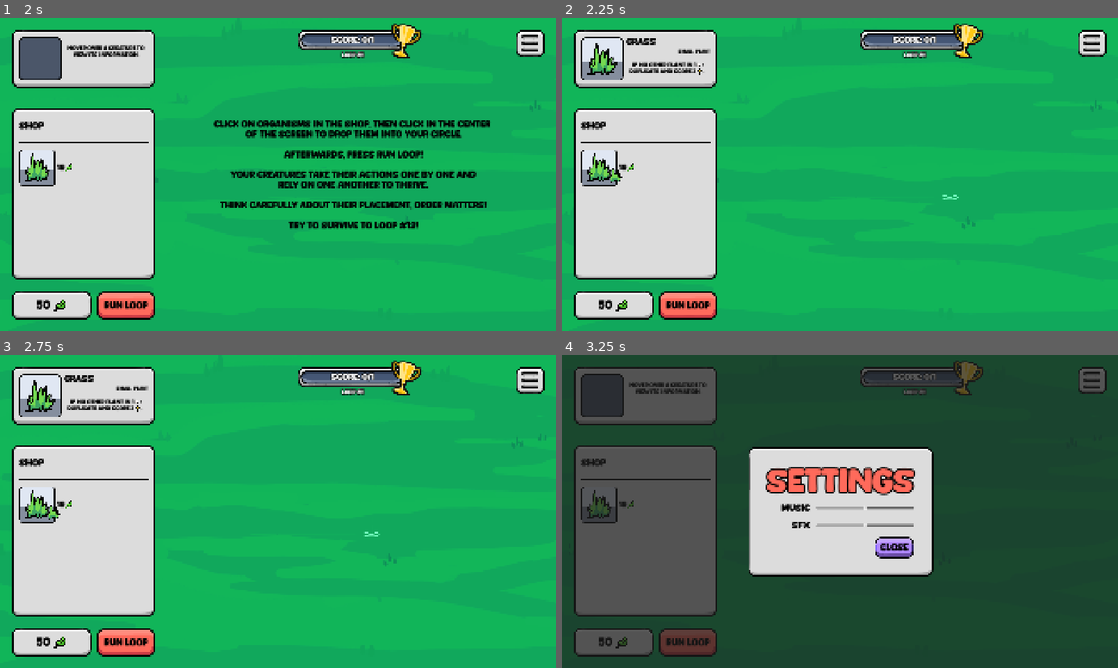
Above: before the commit, frames 1-4 (two rows, left to right).
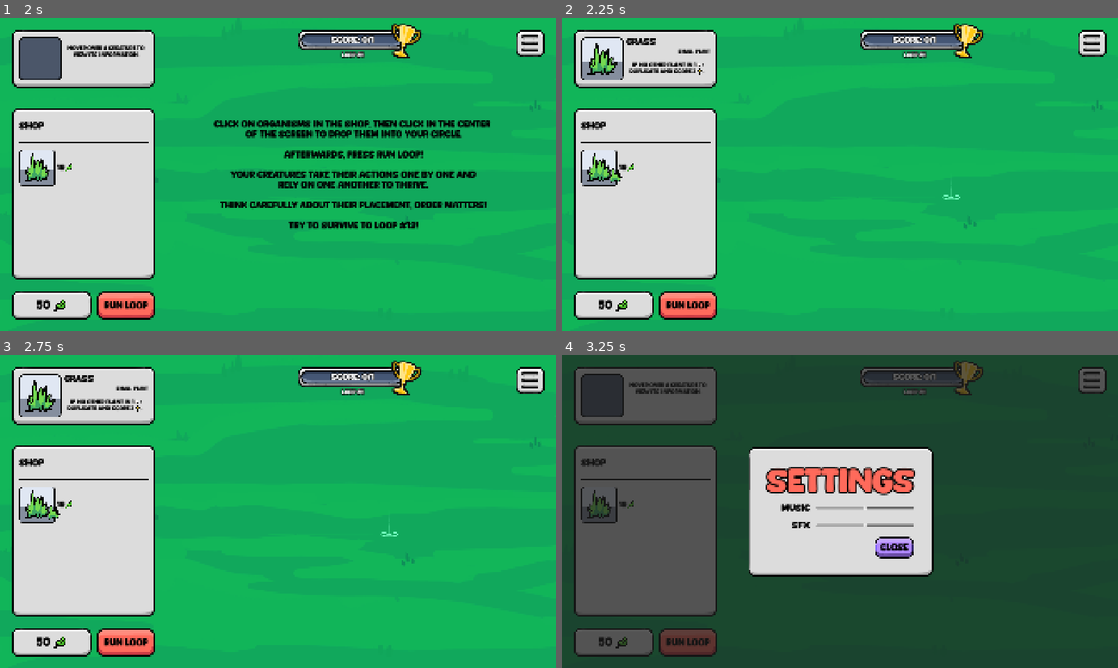
Above: after the commit, the same moments.

Repository: elliotfontaine/gmtk-2025-submission
Game: Godot game, scene res://scenes/main_menu.tscn
Same seed, same stepped clock (60 frames per second), same inputs: the game is played once before the commit and once after it. The engine's default icon, where the game draws it, is replaced by a stand-in: a white triangle on a blue panel in a dark square.
Inputs (mouse positions are in pixels of both pictures, inside the frame that each line leads up to):
- Up to frame 1 (2 s): click "play" at 0.5 s; click "Run Loop" at 1.25 s
- Up to frame 2 (2.25 s): click (606, 168) at 2 s
- Up to frame 3 (2.75 s): no input
- Up to frame 4 (3.25 s): click (1090, 380) at 2.75 s

Frame 1 is identical in both runs. In frame 2, less than 0.1% of the frame differs, in the area x 28-100%, y 26-68%; in frame 3, 0.2%, in the area x 27-99%, y 25-68%; in frame 4, less than 0.1%.

Commit message:
Update world.gd

Diff:
--- a/scenes/world.gd
+++ b/scenes/world.gd
@@ -40,6 +40,7 @@
 @onready var settings_menu: Control = %SettingsMenu
 @onready var score_bar_container: ScoreBarContainer = %ScoreBarContainer
 
+@onready var tween_camera :Tween
 
 ##placeholder system: length of wait times
 const game_speeds: Array[float] = [0.8, 0.4, 0.2, 0.1]
@@ -120,6 +121,9 @@
 				new_slot.position.y = radius * sin(angle + (PI / creature_amount))
 				empty_slots.append(new_slot)
 
+	if show_empty_slots: #fix to camera resetting its lerp even with no loop size change when called to display the placement markers
+		return
+
 	## Adaptative zoom (smooth)
 	var zoom_target: float = (get_viewport().get_visible_rect().size.y / 2.0) / radius * zoom_factor
 	zoom_target = clampf(zoom_target, 0.0, 0.8)
@@ -129,10 +133,12 @@
 	if currently_looping and zoom_target > camera.zoom.x:
 		return
 
-	var tween = create_tween()
-	tween.set_trans(Tween.TRANS_SINE).set_ease(Tween.EASE_IN_OUT)
-	tween.tween_property(camera, "zoom", Vector2(zoom_target, zoom_target), 1.5)
-	tween.parallel().tween_property(camera, "offset:x", offset_target_x, 1.5)
+	if tween_camera and tween_camera.is_running():
+		tween_camera.kill()
+	tween_camera = create_tween()
+	tween_camera.set_trans(Tween.TRANS_SINE).set_ease(Tween.EASE_IN_OUT)
+	tween_camera.tween_property(camera, "zoom", Vector2(zoom_target, zoom_target), 1.5)
+	tween_camera.parallel().tween_property(camera, "offset:x", offset_target_x, 1.5)
 
 func _on_next_loop_button_pressed() -> void:
 	if floating_creature.species != null:
